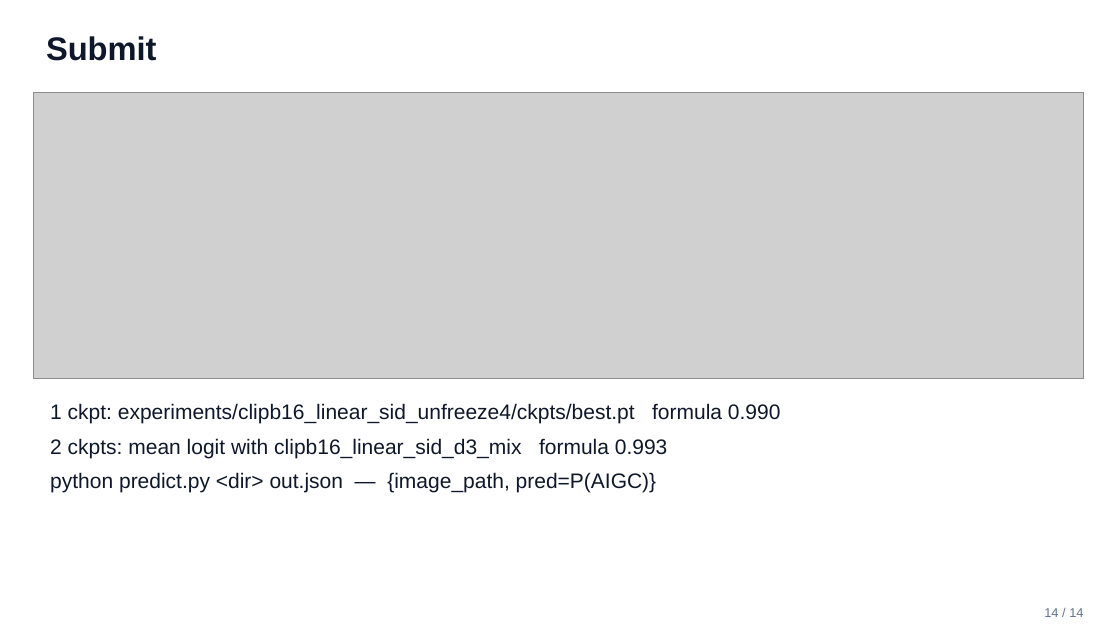
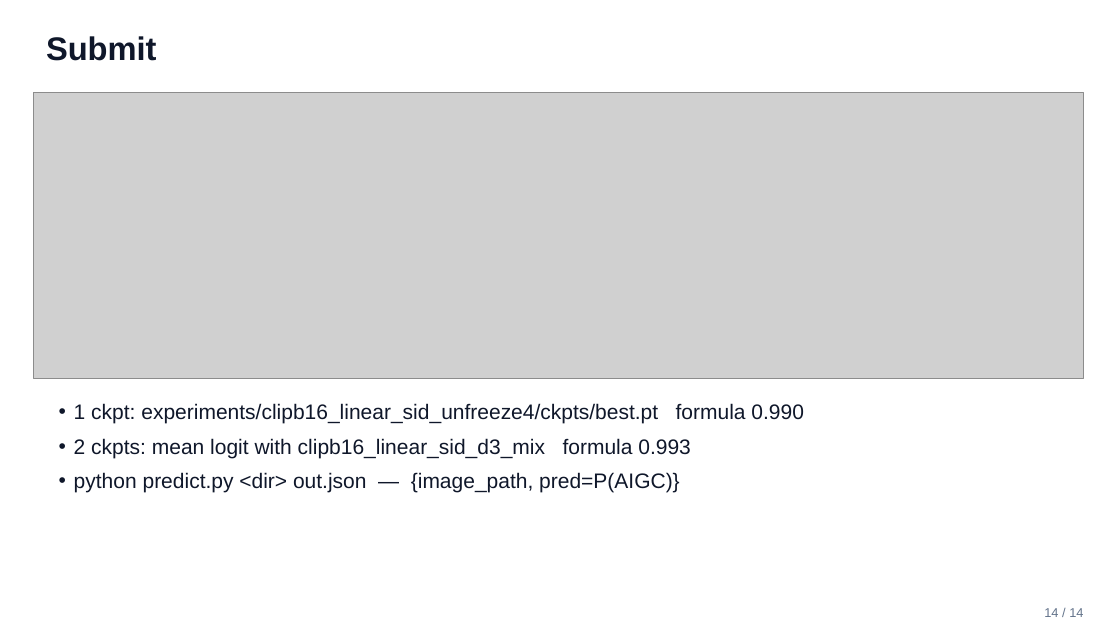
Before and after one commit to chi030303/tiktok-techjam-aigc-detect, a slide deck: slide 14 of docs/slides/TechJam_Challenge5.pptx. Drawn at 1120x630 pixels with LibreOffice and Linux fonts; fonts in the diff are those of the drawing; grey boxes stand for pictures. Boxes give left, top, right and bottom in pixels: in the first picture for what was removed or moved away, otherwise in the second. Text is boxed around its words. In the diff, an @@ line names an element or a change of style, - is before the commit and + after.

```diff
--- a/docs/slides/TechJam_Challenge5.pptx
+++ b/docs/slides/TechJam_Challenge5.pptx
@@ text "1 ckpt: experiments/clipb16_linear_sid_unfreeze4/ckpts/best. ..." at (x1=74, y1=403, x2=804, y2=493): bullet none to • @@
```
Also in this commit, not shown: 7 other slides changed, 1 slide added, 1 slide removed, 18 other files.
